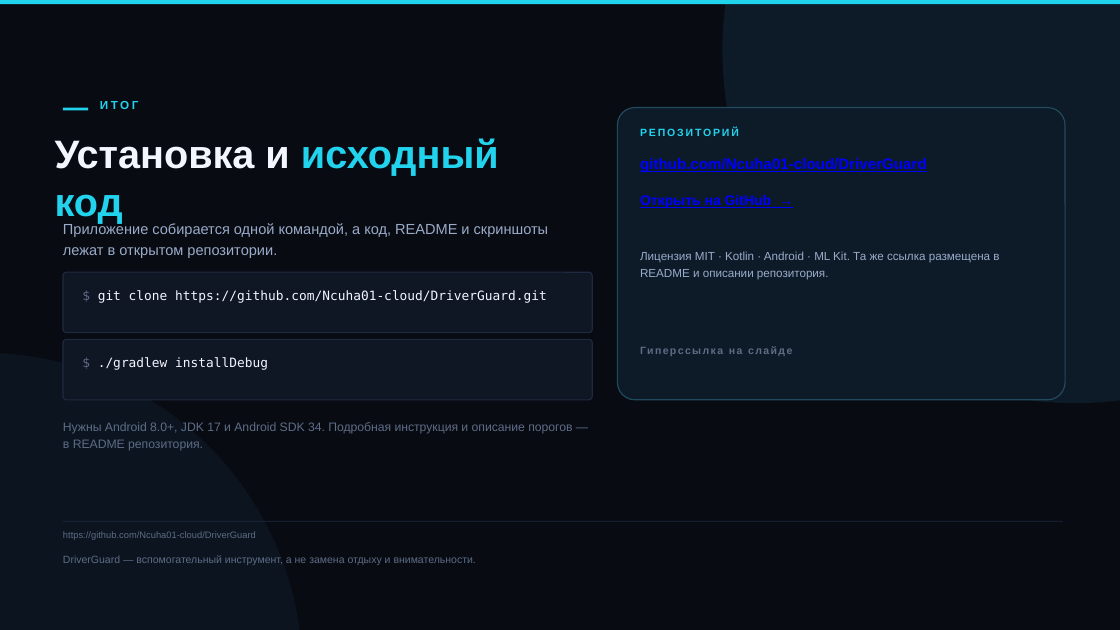
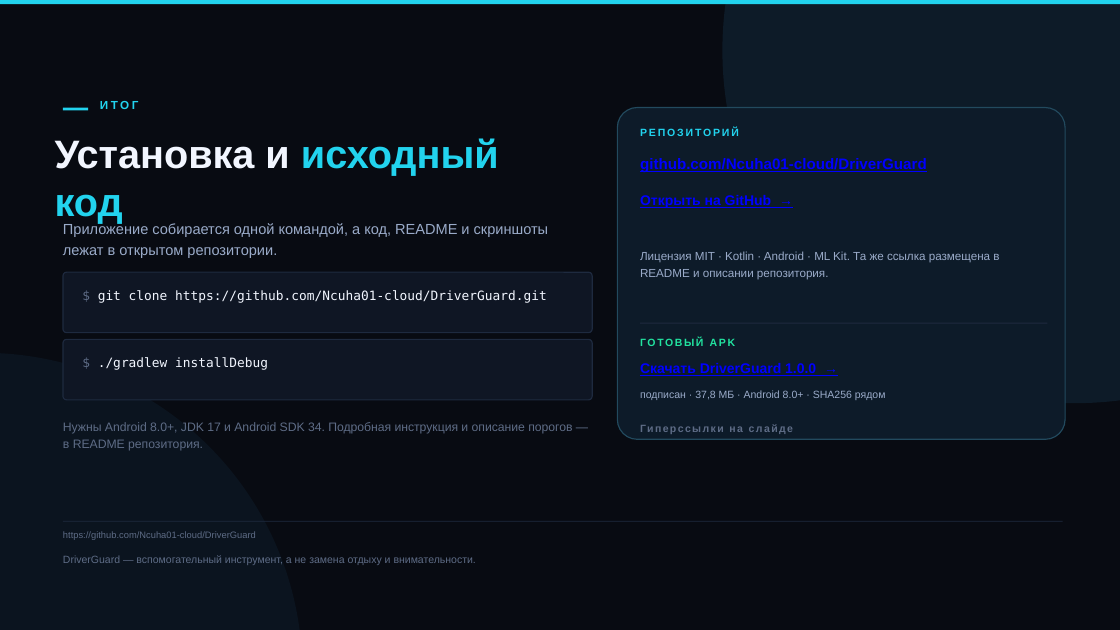
Before and after one commit to Ncuha01-cloud/DriverGuard, a slide deck: slide 14 of docs/presentation/DriverGuard-presentation.pptx. Drawn at 1120x630 pixels with LibreOffice and Linux fonts; fonts in the diff are those of the drawing. Boxes give left, top, right and bottom in pixels: in the first picture for what was removed or moved away, otherwise in the second. Text is boxed around its words. In the diff, an @@ line names an element or a change of style, - is before the commit and + after.

```diff
--- a/docs/presentation/DriverGuard-presentation.pptx
+++ b/docs/presentation/DriverGuard-presentation.pptx
@@ rounded rectangle resized from (x1=618, y1=108, x2=1065, y2=400) to (x1=618, y1=108, x2=1065, y2=439) @@
@@ text added at (x1=640, y1=338, x2=735, y2=346), 9 pt, text #22E3A0, bold @@
+ГОТОВЫЙ APK
@@ text added at (x1=640, y1=363, x2=816, y2=376), 12 pt, text #0000FF, bold, underline @@
+Скачать DriverGuard 1.0.0 →
@@ text added at (x1=640, y1=390, x2=886, y2=400), 9 pt, text #9AABC9 @@
+подписан · 37,8 МБ · Android 8.0+ · SHA256 рядом
@@ text at (x1=640, y1=424, x2=793, y2=434): text changed @@
-Гиперссылка на слайде
+Гиперссылки на слайде
```
Also in this commit, not shown: 2 other files.
